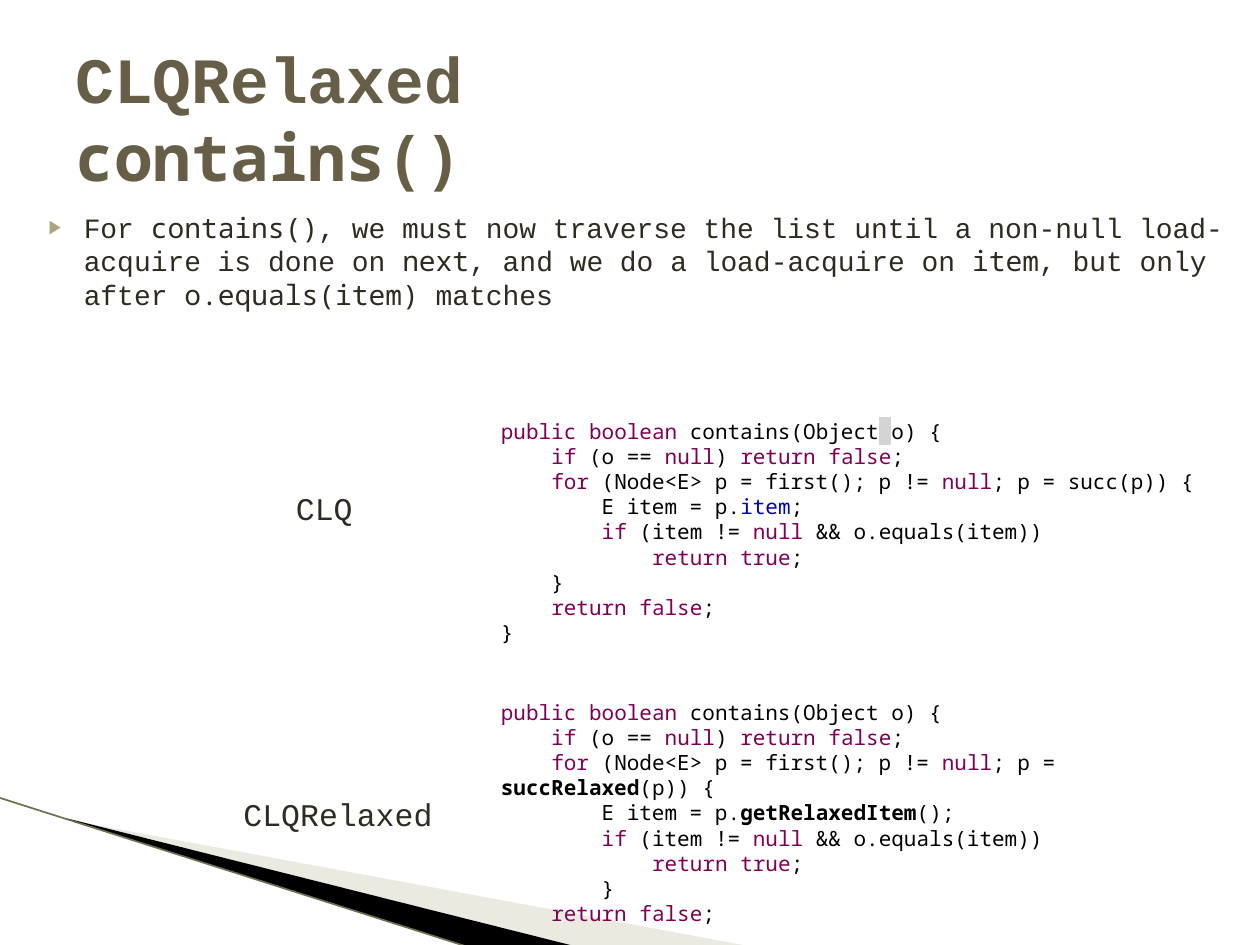
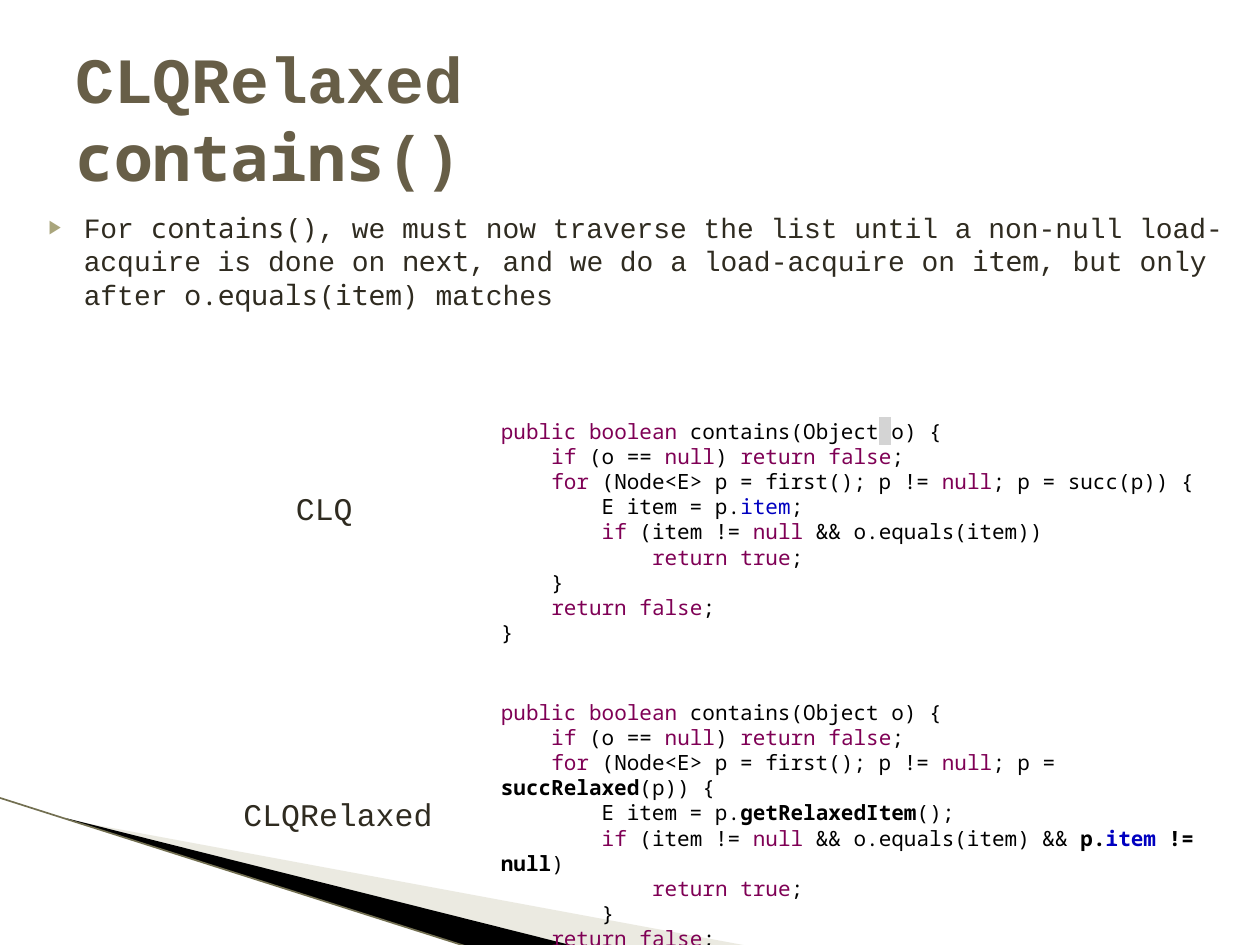
Before and after one commit to pramalhe/ConcurrencyFreaks, a slide deck: slide 13 of Presentations/ConcurrentLinkedQueueRelaxed.pptx. Drawn at 1260x945 pixels with LibreOffice and Linux fonts; fonts in the diff are those of the drawing; background and template pictures are left out. Boxes give left, top, right and bottom in pixels: in the first picture for what was removed or moved away, otherwise in the second. Text is boxed around its words. In the diff, an @@ line names an element or a change of style, - is before the commit and + after.

Commit message:
Re-added missing p.item with acquire load in contains()

```diff
--- a/Presentations/ConcurrentLinkedQueueRelaxed.pptx
+++ b/Presentations/ConcurrentLinkedQueueRelaxed.pptx
@@ text at (501, 829, 1156, 875): text changed @@
-if (item != null && o.equals(item))
+if (item != null && o.equals(item) && p.item != null)
```
Also in this commit, not shown: 4 other slides changed, 1 slide removed, 1 other file.
